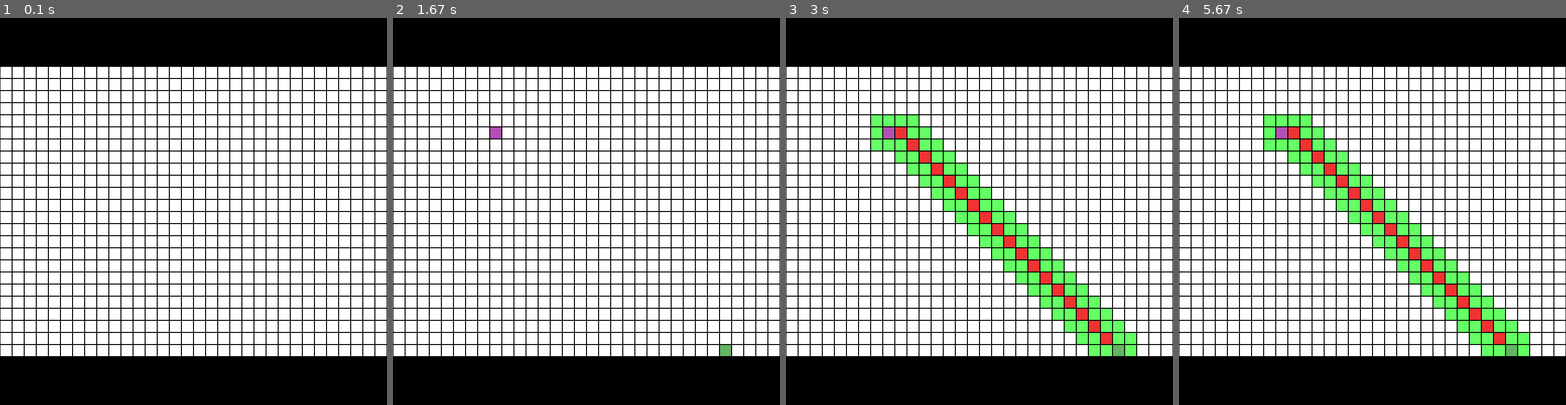
Above: before the commit, frames 1-4 (left to right).
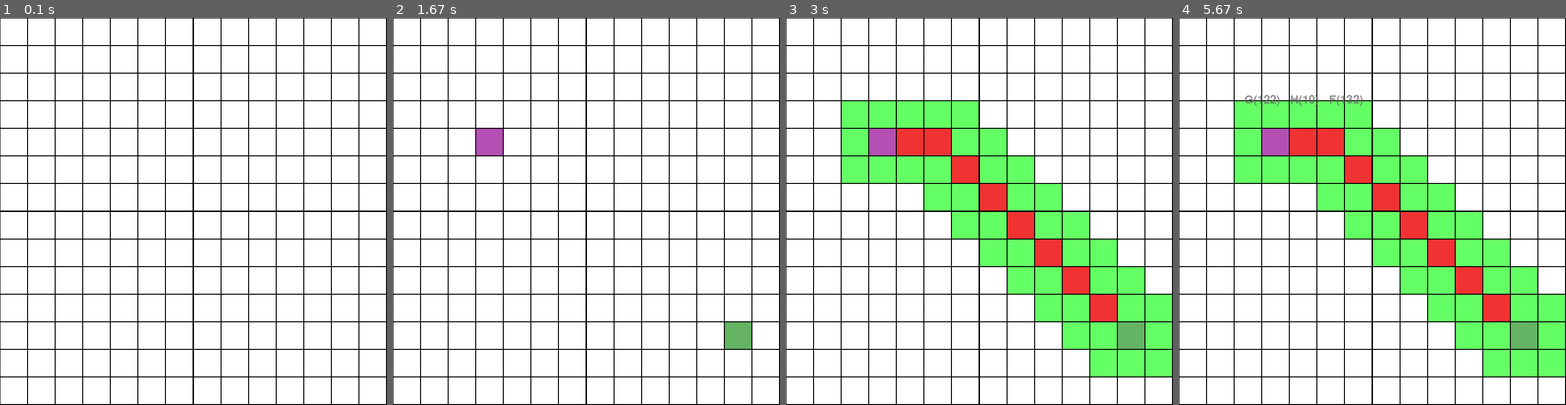
Above: after the commit, the same moments.

Repository: NatYoungren/pygame_pathfinding
Game: pygame game, started from main.py
Two runs of this game, one before a commit and one after it. Both use one fixed random seed, a clock stepped at 60 frames per second and the inputs below.
Inputs (mouse positions are in pixels of both pictures, inside the frame that each line leads up to):
- Up to frame 1 (0.1 s): no input
- Up to frame 2 (1.67 s): tap Y at 0.33 s; tap R at 0.67 s; click (729, 346) at 1.05 s; click (493, 134) at 1.38 s
- Up to frame 3 (3 s): tap Space at 1.67 s; click (925, 130) at 2.05 s; click (1114, 312) at 2.38 s; click (855, 250) at 2.72 s
- Up to frame 4 (5.67 s): click (1260, 137) at 3.05 s; tap T at 3.33 s; hold T 4.5-4.97 s; tap Y at 4.57, 4.87 s; click (1295, 242) at 5.05 s; click (1279, 110) at 5.38 s

The runs differ from the first frame. In frame 1, 38% of the frame differs, in the area x 0-100%, y 0-100%; in frame 2, 39%; in frame 3, 53%; in frame 4, 53%.

Commit message:
Added floating text, portal testing, text controls

Diff:
--- a/display_vars.py
+++ b/display_vars.py
@@ -1,16 +1,26 @@
+# Display vars
 SCREEN_W, SCREEN_H = 800, 800
+
+# Grid vars
 BORDER_PX = 1
-
 BG_COLOR = (0, 0, 0) # Black, seen in grid lines between cells
-
 CELL_COLORS = (255, 255, 255), (255, 255, 255)
 
+# Pathfinding vars
 TRAVERSED_COLORS = (200, 255, 200), (200, 255, 200)
 SEARCHED_COLORS = (100, 255, 100), (100, 255, 100) # Green tinted red, green tinted blue
 PATH_COLORS = (240, 50, 50), (200, 0, 0) # Red, darker red
 
+# Feature vars
 PORTAL_COLORS = (160, 0, 250), (0, 240, 250) # Purple entrance, cyan exit
 WALL_COLOR = (15, 15, 15) # Dark gray
 
 START_COLOR = (100, 180, 100) # Dark green
 END_COLOR = (180, 80, 180) # Dark purple
+
+# Text vars
+TEXT_FONT = 'freesansbold.ttf'
+TEXT_COLOR = (100, 100, 100) # Gray
+TEXT_ALPHA = 180
+TEXT_OFFSET = (40, -20)
+TEXT_SIZE = 24
--- a/main.py
+++ b/main.py
@@ -21,24 +21,40 @@
 AUTO_STEPS_PER_SECOND = 100
 
 # PATHFINDING VARS
-GRID_W, GRID_H = 32, 24
+GRID_W, GRID_H = 14, 14
 DEFAULT_COST = 1
 WALL_COST = -1
 
+# DISPLAY VARS
+SQUARE_CELLS = True
+
 # DISPLAY CONSTANTS
-SQUARE_CELLS = True
-
-# CALCULATED DISPLAY CONSTANTS
 CELL_W, CELL_H = dv.SCREEN_W / GRID_W, dv.SCREEN_H / GRID_H
 if SQUARE_CELLS: CELL_W = CELL_H = min(CELL_W, CELL_H)
 ORIGIN_X = (dv.SCREEN_W - CELL_W * GRID_W) / 2
 ORIGIN_Y = (dv.SCREEN_H - CELL_H * GRID_H) / 2
+
 PORTAL_COLORS = []
+
+def add_portal_color():
+    PORTAL_COLORS.append(list(np.random.random(size=3) * 256)) # Randomly generate a color for the portal
+
 
 def main():
     sim = A_Star_Portals(w=GRID_W, h=GRID_H, default_cost=DEFAULT_COST)
+    # Portal runtime testing:
+    # sim.start_pos = (0, 0)
+    # sim.end_pos = (GRID_W-1, GRID_H-1)
+    # for i in range(1, GRID_W-2):
+    #     sim.portals[(i, i)] = (i+1, i+1)
 
     pg.init()
+    pg.font.init()
+
+    font = pg.font.Font(dv.TEXT_FONT, dv.TEXT_SIZE)
+    show_text = True
+    text_coords = True
+
     screen = pg.display.set_mode((dv.SCREEN_W, dv.SCREEN_H))
 
     running = True # Main loop control
@@ -56,6 +72,8 @@
 
         # Draw current state of pathfinding sim
         draw_state(screen, sim)
+
+        # TODO: Make input handling into a function
 
         # Handle input events
         for event in pg.event.get():
@@ -72,7 +90,9 @@
                 # R key resets the simulation
                 elif event.key == pg.K_r:
                     print('Resetting...')
-                    return main()
+                    sim = A_Star_Portals(w=GRID_W, h=GRID_H, default_cost=DEFAULT_COST)
+                    searching = False
+                    # return main()
 
                 # Spacebar steps the simulation if manual control is enabled
                 elif event.key == pg.K_SPACE and not sim.finished:
@@ -80,7 +100,9 @@
                         print('Please select a start and end position.')
                         continue
 
-                    searching = True # If start and end are set, begin searching
+                    elif not searching and not sim.finished:
+                        sim.search_cell(sim.start_pos) # Seed search with start_pos
+                        searching = True # If start and end are set, begin searching
 
                     # If manual control is enabled, step the simulation
                     if MANUAL_CONTROL and searching:
@@ -97,11 +119,16 @@
                     # If a portal entrance is set, set the exit and add the portal to the sim
                     else:
                         portal_exit = get_tile(pg.mouse.get_pos())
-                        PORTAL_COLORS.append(list(np.random.random(size=3) * 256)) # Randomly generate a color for the portal
                         sim.portals[temp_portal_entrance] = portal_exit
                         print('Portal created from', temp_portal_entrance, 'to', portal_exit)
 
                         temp_portal_entrance = None # Reset the temp portal entrance
+
+                # TODO: Document
+                elif event.key == pg.K_t:
+                    show_text = not show_text
+                elif event.key == pg.K_y:
+                    text_coords = not text_coords
 
 
             # On left click, set start/end if they are not yet set
@@ -112,7 +139,6 @@
 
                 elif sim.end_pos is None:
                     sim.end_pos = clicked_tile
-                    sim.search_cell(sim.start_pos) # Seed search with start_pos
 
 
             # TODO: Add realtime wall drawing, allow paths to be cut and altered?
@@ -138,6 +164,30 @@
                 _ = sim.step()
                 if sim.finished: print(f'Finished in: {sim.step_count} steps. Path had length: {sim.path_length}.')
 
+        # TODO: Move into method
+        if show_text:
+            mouse_pos = pg.mouse.get_pos()
+            clicked_tile = get_tile(mouse_pos)
+            if text_coords:
+                text = f'({clicked_tile[0]}, {clicked_tile[1]})'
+            else:
+                text = ''
+                g_val = sim.g_grid[clicked_tile]
+                h_val = sim.h_grid[clicked_tile]
+
+                if g_val != np.iinfo(int).max:
+                    text += f'   G({g_val})'
+                if h_val != np.iinfo(int).max:
+                    text += f'   H({h_val})'
+                if g_val != np.iinfo(int).max and h_val != np.iinfo(int).max:
+                    text += f'   F({g_val + h_val})'
+
+            text_surface = font.render(text, True, dv.TEXT_COLOR)
+            text_surface.set_alpha(dv.TEXT_ALPHA)
+            rect = text_surface.get_rect()
+            rect.center = np.add(mouse_pos, dv.TEXT_OFFSET)
+            screen.blit(text_surface, rect)
+
         pg.display.flip()
 
 
@@ -181,6 +231,7 @@
 
     # Draw portals as triangles, with direction indicating entrance/exit
     for i, (p_entrance, p_exit) in enumerate(sim.portals.items()):
+        if i > len(PORTAL_COLORS)-1: add_portal_color() # If a portal has no color, add one.
         # Draw portal entrances.
         x, y = ORIGIN_X + CELL_W * p_entrance[0], ORIGIN_Y + CELL_H * p_entrance[1]
         pg.draw.polygon(screen, PORTAL_COLORS[i], ((x+triangle_inset_w, y+CELL_H-triangle_inset_h), (x+CELL_W-triangle_inset_w, y+CELL_H-triangle_inset_h), (x+int(CELL_W/2), y+triangle_inset_h)))
